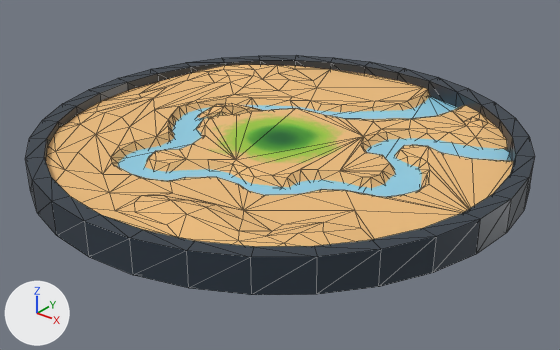
A saved change to the glTF model public/models/landscape.glb.
One viewpoint serves both versions: a 50 mm lens placed at (179.6, -224.4, 122.6), pointed at (3.5, -4.4, -13.9). Every picture has the same lights, and +X, +Y and +Z are marked at lower left. Mesh edges are drawn as thin lines. Vertices at the same position are counted once.

Before the edit, the objects in view are built like this:
```python
mat_boardtrim = principled_material('boardTrim')
mat_boardtrim.base_color = (0.0285, 0.0428, 0.0614)  # dark blue #2f3a46
mat_boardtrim.roughness = 0.4
mat_watercolor = principled_material('waterColor')
mat_watercolor.base_color = (0.274, 0.626, 0.8)  # cyan #8fcfe7
me_cylinder_006 = bpy.data.meshes.new('Cylinder.006')
me_cylinder_006.from_pydata(...)  # 128 vertices, 256 faces; spans x -1.07..1.07, y -1.07..1.07, z -0.05..0.1
me_cylinder_006.materials.append(mat_boardtrim)  # dark blue #2f3a46
me_plane_001 = bpy.data.meshes.new('Plane.001')
me_plane_001.from_pydata(...)  # 424 vertices, 789 faces; spans x -91.0..91.0, y -91.0..91.0, z -5.0..4.0
me_plane_001.materials.append(mat_landscape)  # picture img_landscape
me_plane_002 = bpy.data.meshes.new('Plane.002')
me_plane_002.from_pydata(...)  # 36 vertices, 34 faces; spans x -1.0..1.0, y -1.0..1.0, z 0.0
me_plane_002.materials.append(mat_watercolor)  # cyan #8fcfe7
ob_boardedge = bpy.data.objects.new('boardEdge', me_cylinder_006)
ob_boardedge.location = (0.0, 0.0, 0.0)
ob_boardedge.scale = (-90.9, -90.9, -90.9)
ob_river = bpy.data.objects.new('river', me_plane_002)
ob_river.location = (0.0, 0.0, -3.2)
ob_river.scale = (-90.8, -90.8, -90.8)
ob_terrain = bpy.data.objects.new('terrain', me_plane_001)
ob_terrain.location = (0.0, 0.0, 0.0)
```
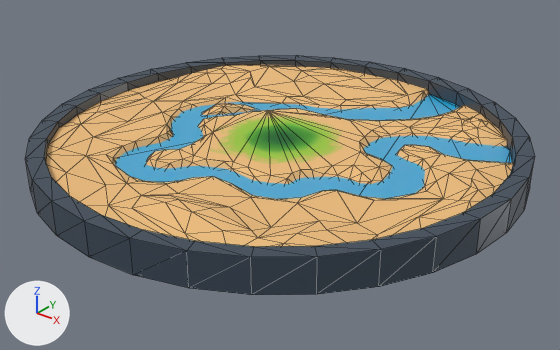
What differs and where, as boxes (x1, y1, x2, y2) in the pictures (560 x 350 px; the box of a moved part takes in the faces that stretch with it):
'terrain', reshaped
    before: (46, 64, 514, 247)
    after: (46, 65, 514, 247)
'boardEdge', recoloured
    both: (26, 56, 534, 295)
'river', recoloured, surface changed, moved
    before: (118, 96, 511, 197)
    after: (115, 94, 512, 199)
part 1 of me_plane_001, moved or reshaped
    before: (46, 64, 514, 246)
    after: (46, 65, 514, 246)
part 2 of me_plane_001, surface changed
    before: (135, 134, 427, 187)
    after: (133, 131, 426, 193)

The change in detail:
Material 'waterColor' (mat_watercolor) changes colour from cyan #8fcfe7 to cyan #11baf2; in linear values from (0.274, 0.626, 0.8) to (0.00552, 0.49, 0.885).
In material 'waterColor' (mat_watercolor), alpha goes from 1.0 to 0.75.
Material 'boardTrim' (mat_boardtrim) changes colour from dark blue #2f3a46 to dark blue #3b4957; in linear values from (0.0285, 0.0428, 0.0614) to (0.0433, 0.0663, 0.0964).
me_plane_001 is used by ob_terrain; location (0.0, 0.0, 0.0).
me_plane_001 had 424 vertices, 789 faces and spanned x -91.0..91.0, y -91.0..91.0, z -5.0..4.0.
me_plane_001 now has 421 vertices, 783 faces and spans x -91.0..91.0, y -91.0..91.0, z -5.0..4.0.
me_plane_001 part 1: 38 vertices moved from x -71.0..90.0, y -54.0..69.0, z -5.0..3.0 to x -71.0..90.0, y -52.0..86.0, z -5.0..3.0; 252 vertices removed from x -83.0..89.0, y -82.0..89.0, z -5.0..4.0; 249 vertices added at x -86.0..89.0, y -81.0..90.0, z -5.0..4.0.
me_plane_001 part 2: 8 kept faces spanning x -43.0..69.0, y -44.0..30.0, z -5.0..0.0 get new texture (UV) coordinates.
Object 'river' (ob_river) moves from (0.0, 0.0, -3.2) to (0.0, 0.0, -2.3).
